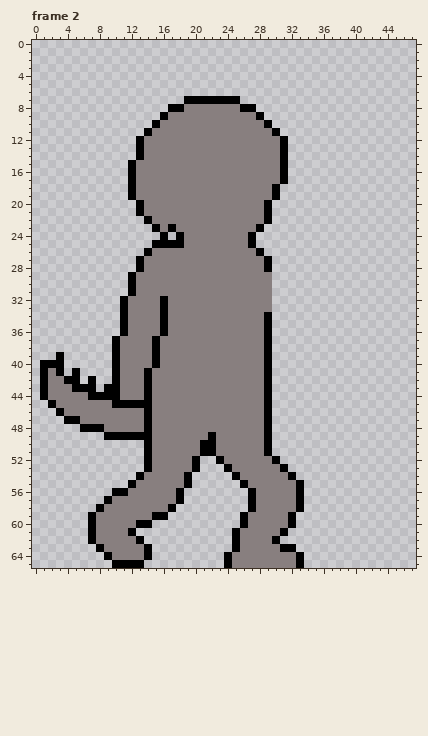
One commit to this pixel-art file: Art Assets/Sprites/Player/Player Walk Cycle.aseprite. This is how it looked before the edit.
48x66 pixels, 8 frames. Colours within 5 levels of each other are drawn and written as one. Shown: frame 2. The commit also changed other frames, which this record leaves out.
New version:
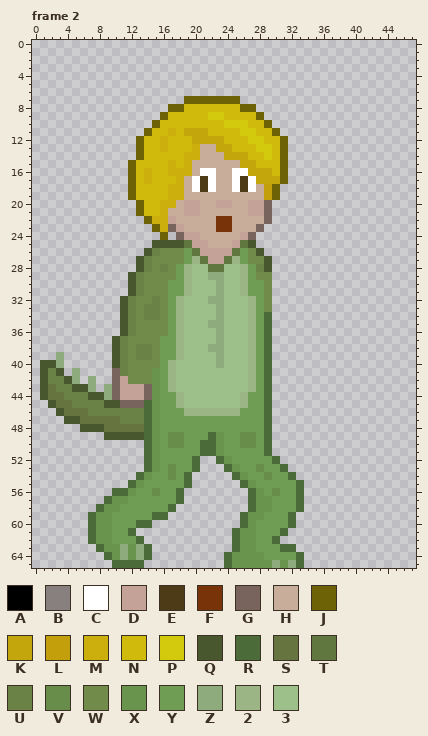
Palette (. is transparent): A #000000  B #887f7f  C #ffffff  D #c4a297  E #4d3b17  F #783308  G #78645d  H #c9ad9b  J #6e6207  K #c2a60c  L #c49f0c  M #ccaf0c  N #d0ba0c  P #d4ca0d  Q #48572e  R #4b6b39  S #66753f  T #607840  U #6a8245  V #688c4a  W #718c4a  X #68944e  Y #6e9d53  Z #8eab7d  2 #9cb584  3 #9dbf8a
Difference:
layer "Template" now hidden
Changed rows in their new state; - is an unchanged pixel.
Frame 2, layer "Layer 1":
first column x 1:
 7 ------------------JJJJJJJ--------
 8 ----------------JJNNNNNNNJJ------
 9 ---------------JNNNNNPPNNNNJ-----
10 --------------JNNNNNNNNPPPNNJ----
11 -------------JNNMNKKKNNNNPPNNJ---
12 ------------JNNMNNNKKKKNNNPPNNJ--
13 ------------JNNMNNNMHHKKNNNPPNJ--
14 ------------JNNNNNMMHHHKKKNNPNJ--
15 -----------JNNNNMNMHHHHHHKKNNNJ--
16 -----------JNMNNMMMHCCHHCCKKKNJ--
17 -----------JNMNNNMHCECHHCECKKKJ--
18 -----------JNNNNMMHCECHHCECHLJ---
19 -----------JNNNNMMHHHHHHHHHHLJ---
20 ------------JNNMMHDDHHDDHHDDG----
21 ------------JNNMHHDDHHHHHHDDG----
22 -------------JMMDHHHHHFFHHHHG----
23 --------------JMGDHHHHFFHHHG-----
24 ---------------J-GDDHHHHHDG------
25 --------------QQQQTDDHHHDTQ------
26 -------------QUWWWYTDDDDTYWQ-----
27 ------------QUWWWWY2TDDT2YWWQ----
28 ------------QUWUWY233TT332YUQ----
29 -----------QUWWWWY233ZZ332YWW----
30 -----------QUWWWYY2333Z332YYW----
31 -----------QUWWWYY2333Z332YYW----
32 ----------QUWWUWY2333ZZ3332YW----
33 ----------QUWUUWY23333Z3332YW----
34 ----------QUWUUWY23333Z3332YR----
35 ----------QUWWWWY2333ZZ3332YR----
36 ----------QUWWWWY23333Z3332YR----
37 ---------QUWWWWYY23333Z3332YR----
38 ---------QUWUUWYY2333ZZ3332YR----
39 --Z------QUWUUWYY23333Z3332YR----
40 QQZ------QUWWWWY233333Z3332YR----
41 QUQ-Z----GUWWWXY23333333332YR----
42 QUUQZ-Z--GDWWWXY23333333332YR----
43 QSUUQQZ-ZGDDDGXY23333333332YR----
44 QSSUUUQQZGDDDGXYY233333332YYR----
45 -QSSUUUUQQGGGRXYY233333332YYR----
46 --QSSSUUUUUUURXYYY2222222YYYR----
47 ---QQSSSSSUUURXYYYYYYYYYYYYYR----
48 -----QQQSSSSSRXYYYYYYYYYYYYYR----
49 --------QQQQQRXYVVYYYRXYYVVYR----
50 -------------RXYVVYYRRXYYVVYR----
51 -------------RXYYYYYRRXYYYYYR----
52 -------------RXYYYYR--RXYYYYYR---
53 -------------RXYVYYR---RXYYVYYR--
54 ------------RXYYVYR-----RXYYVYYR-
55 -----------RXYYYYYR------RXYYYYYR
56 ---------RRXYYVYYR--------RXYVYYR
57 --------RXXYYYYYYR--------RXXYYYR
58 -------RXXYYYYYYR---------RXXYYYR
59 ------RXXYYYYYRR---------RXXYYYR-
60 ------RXXYYYRR-----------RXYYYYR-
61 ------RXXYYR------------RXXYYYR--
62 ------RXXYYYR-----------RXXYYR---
63 -------RXXZXZR----------RXXYYYRR-
64 --------RXZXZR---------RXXXXYYYYR
65 ---------RRRR----------RXXXXXZXZR
Pixel boxes of the changes (left, top, right, bottom) in both pictures:
changed: (40, 96, 304, 568)
